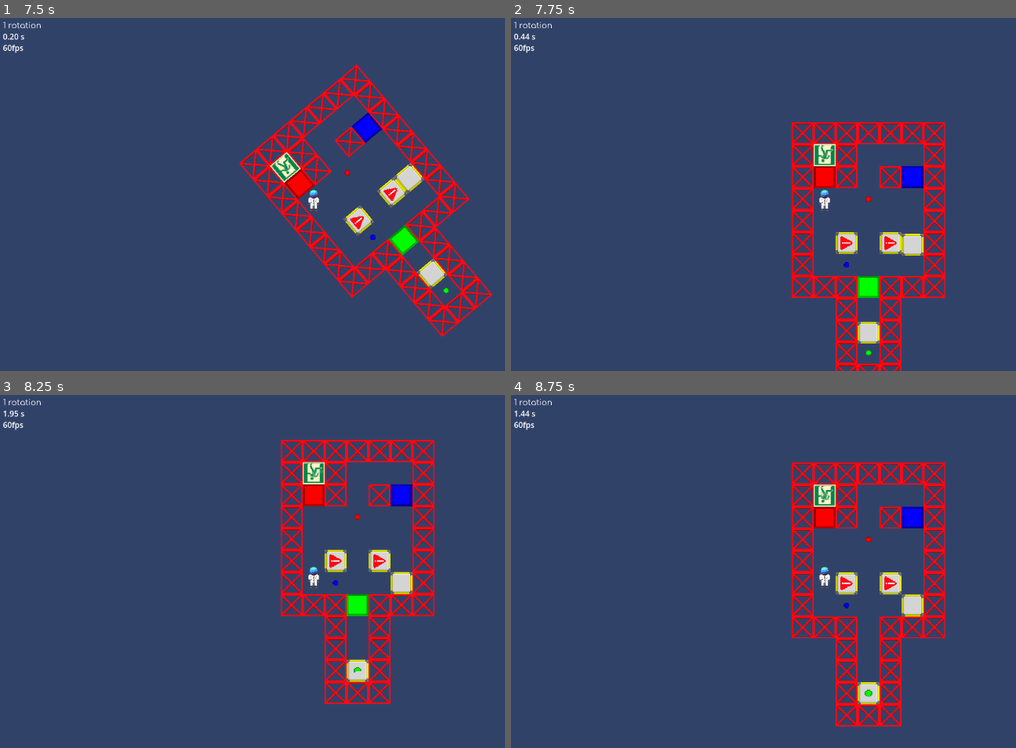
Above: before the commit, frames 1-4 (two rows, left to right).
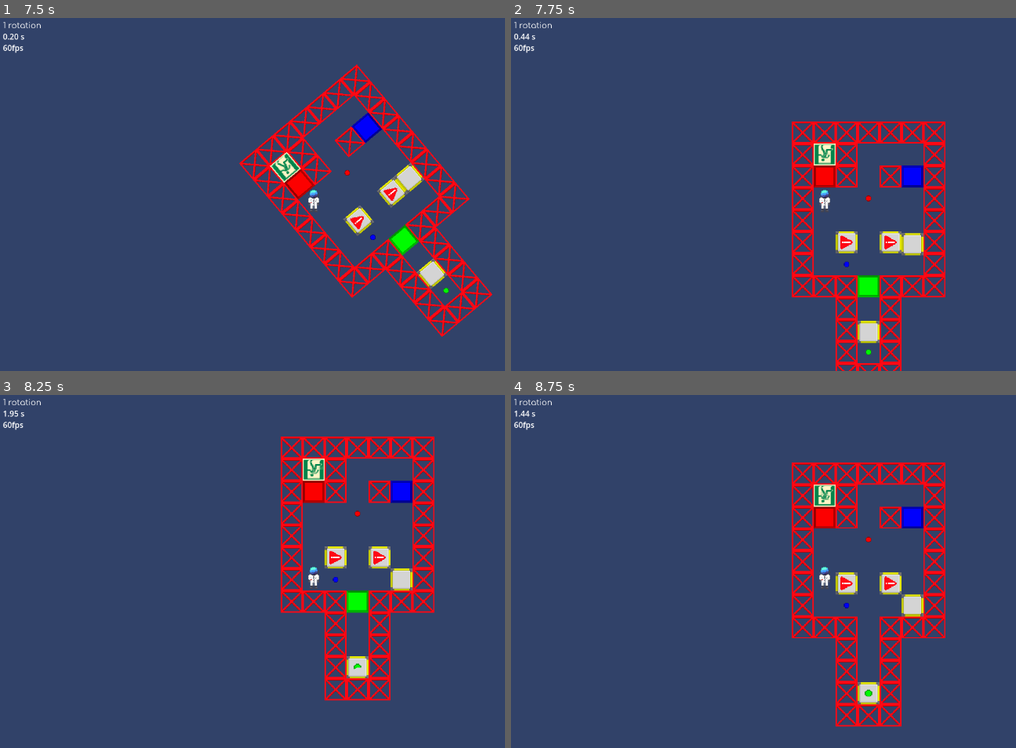
Above: after the commit, the same moments.

Repository: wojtekmal/escape-blocks
Game: Godot game, scene res://menu_stuff/menu_2.tscn
Same seed, same stepped clock (60 frames per second), same inputs: the game is played once before the commit and once after it.
Inputs (mouse positions are in pixels of both pictures, inside the frame that each line leads up to):
- Up to frame 1 (7.5 s): click (196, 74) at 0.52 s; tap Enter at 1.25 s; move the mouse to (449, 176) at 1.27 s; hold Right (gravity_right) 1.28-2.03 s; click (449, 176) at 1.42 s; tap W (jump) at 1.52, 2.27, 3.77, 5.27, 6.02 s; tap R (restart) at 2, 2.75, 3.5, 5, 7.25 s; move the mouse to (186, 212) at 2.02 s; hold Left (gravity_left) 2.03-2.78 s; move the mouse to (378, 116) at 2.77 s; hold Right (gravity_right) 2.78-3.53 s; move the mouse to (282, 265) at 3.52 s; hold Up (gravity_up) 3.53-4.25 s; click (282, 265) at 3.67 s; click "1" at 4.25 s; move the mouse to (499, 247) at 5.02 s; hold Left (gravity_left) 5.03-7.28 s; move the mouse to (126, 141) at 5.77 s; move the mouse to (343, 194) at 6.52 s; click (343, 194) at 6.67 s; move the mouse to (217, 106) at 7.27 s; hold Right (gravity_right) from 7.28 s (still down)
- Up to frame 2 (7.75 s): keep holding Right (gravity_right); tap W (jump) at 7.52 s
- Up to frame 3 (8.25 s): move the mouse to (449, 553) at 8.02 s; release Right (gravity_right) at 8.03 s; hold Up (gravity_up) from 8.03 s (still down)
- Up to frame 4 (8.75 s): keep holding Up (gravity_up); tap W (jump) at 8.27 s

Frame 1 is identical in both runs. In frame 2, 3.3% of the frame differs, in the area x 55-87%, y 29-100%; in frame 3, 7.6%, in the area x 55-87%, y 11-88%; in frame 4, nothing differs.

Commit message:
The game now saves settings.

Diff:
--- a/engine/board_stuff/Player.tscn
+++ b/engine/board_stuff/Player.tscn
@@ -48,6 +48,7 @@
 collision_layer = 6
 collision_mask = 0
 script = ExtResource("2")
+is_falling = false
 
 [node name="StandingHitBox" type="CollisionShape2D" parent="."]
 shape = SubResource("2")
--- a/engine/levels/LevelTemplate.tscn
+++ b/engine/levels/LevelTemplate.tscn
@@ -334,6 +334,7 @@
 collision_mask = 1
 board_cords = Vector2i(3, 2)
 board_dimensions = Vector2i(8, 5)
+is_falling = false
 metadata/_edit_horizontal_guides_ = []
 
 [node name="BoardLimits" type="TileMap" parent="." groups=["board_limits"]]
--- a/engine/levels/testing_bug.tscn
+++ b/engine/levels/testing_bug.tscn
@@ -8,6 +8,7 @@
 [node name="Player" parent="." index="0"]
 position = Vector2(0, 128)
 board_dimensions = Vector2i(4, 1)
+is_falling = false
 
 [node name="BoardLimits" parent="." index="1"]
 layer_0/tile_data = PackedInt32Array(327663, 0, 0, -262161, 0, 0, 327664, 0, 0, -262160, 0, 0, 327665, 0, 0, -262159, 0 …(1123 unchanged characters)…
--- a/engine/levels/wojtekmal_1.tscn
+++ b/engine/levels/wojtekmal_1.tscn
@@ -4,6 +4,9 @@
 
 [node name="LevelTemplate4" instance=ExtResource("1_ei7fo")]
 
+[node name="Player" parent="." index="0"]
+is_falling = false
+
 [node name="Walls" parent="." index="3"]
 layer_0/tile_data = PackedInt32Array(196609, 2, 0, 196610, 2, 0, 196611, 2, 0, 196612, 2, 0, 196613, 2, 0, 131077, 2, 0, 65541, 2, 0, 65540, 2, 0, 65539, 2, 0, 65538, 2, 0, 131073, 1, 0, 131076, 4, 131072, 262151, 6, 0, 262150, 1, 0, 131074, 1, 0, 131075, 1, 0, 262144, 1, 0)
 
--- a/engine/menu_stuff/settings.tscn
+++ b/engine/menu_stuff/settings.tscn
@@ -72,12 +72,13 @@
 [node name="SwitchRotaion" parent="VBoxContainer/ScrollPanelBox/ScrollContainer/VBoxContainer" instance=ExtResource("2_or2vx")]
 layout_mode = 2
 label_text = "SWITCH ROTATION DIRECTION"
-custom_method = "switch_rotation"
+action = "switch_rotation"
+global_settings_key = "switch_rotation_direction"
 
 [node name="SettingsButton" parent="VBoxContainer/ScrollPanelBox/ScrollContainer/VBoxContainer" instance=ExtResource("3_b01vd")]
 layout_mode = 2
 label_text = "RESET PROGRESS"
-custom_method = "reset_progress_press"
+action = "reset_progress"
 
 [node name="ExternalButtonsBox" type="MarginContainer" parent="VBoxContainer"]
 layout_mode = 2
--- a/engine/menu_stuff/settings_bool.tscn
+++ b/engine/menu_stuff/settings_bool.tscn
@@ -14,6 +14,7 @@
 grow_horizontal = 2
 grow_vertical = 2
 script = ExtResource("1_mxq2d")
+global_settings_key = null
 
 [node name="HBoxContainer" type="HBoxContainer" parent="."]
 layout_mode = 2
--- a/engine/menu_stuff/settings_button.tscn
+++ b/engine/menu_stuff/settings_button.tscn
@@ -20,6 +20,7 @@
 theme_override_constants/margin_right = 5
 theme_override_constants/margin_bottom = 5
 script = ExtResource("1_u507s")
+action = null
 
 [node name="HBoxContainer" type="HBoxContainer" parent="."]
 layout_mode = 2
--- a/engine/scripts/LevelTemplate.gd
+++ b/engine/scripts/LevelTemplate.gd
@@ -307,8 +307,8 @@
 			player.position.y = top_wall + size.y / 2
 			player.y_speed = 0
 			player.is_falling = true
-			print("ceiling stopped player")
-			print(player.position.y)
+			#print("ceiling stopped player")
+			#print(player.position.y)
 			return
 
 		player.position.y += delta_height
@@ -322,7 +322,7 @@
 		return
 
 	if new_player_cord_y > max_height:
-		print("player teleported to floor")
+		#print("player teleported to floor")
 		player.is_falling = false
 		# Here the height of the block is set so that it lands on something else.
 		player.board_cords.y = max_height
@@ -425,6 +425,8 @@
 			round((entity.position.x - left_wall - 32) / 64),
 			round((entity.position.y - top_wall - 32) / 64)
 		)
+
+	player.is_falling = true
 
 	for i in range(0, wasd.size()):
 		var w = wasd[i]
@@ -578,7 +580,7 @@
 			print("level unlocked: " + unlocked_level)
 			global.levels[unlocked_level]["unlocked"] = true
 
-		print(global.levels)
+		#print(global.levels)
 		#print("\n\n")
 		global.save()
 
--- a/engine/scripts/Player.gd
+++ b/engine/scripts/Player.gd
@@ -8,7 +8,7 @@
 @export var jump_time = 0.1
 @export var board_cords: Vector2i : set = set_board_cords
 @export var board_dimensions: Vector2i : set = set_board_dimensions
-@export var is_falling : bool : set = set_is_falling
+@export var is_falling : bool = true : set = set_is_falling
 @export var start_rotations : int = 0
 
 # Player speed
--- a/engine/scripts/global.gd
+++ b/engine/scripts/global.gd
@@ -20,10 +20,12 @@
 
 var levels := {}
 
-var saved_var := {
-	"levels" : levels,
-	"current_level" : current_level,
-}
+# Moved to save().
+#var saved_var := {
+#	"levels" : levels,
+#	"current_level" : current_level,
+#	"settings" : settings,
+#}
 
 func load_data():
 	var file = FileAccess.open(
@@ -40,11 +42,15 @@
 
 	levels = content["levels"]
 	current_level = content["current_level"]
+	settings = content["settings"]
+
+	manage_settings()
 
 func save():
-	saved_var = {
+	var saved_var = {
 		"levels" : levels,
 		"current_level" : current_level,
+		"settings" : settings
 	}
 
 	print(saved_var)
@@ -90,3 +96,34 @@
 		"dependencies": ["4"],
 	},
 }
+
+var settings := {
+	"switch_rotation_direction": false,
+}
+
+func manage_settings():
+	switch_rotation(settings["switch_rotation_direction"])
+
+func switch_rotation(new_value: bool):
+	#if settings["switch_rotation_direction"] == new_value:
+	#	return
+
+	settings["switch_rotation_direction"] = new_value
+	save()
+	InputMap.action_erase_events("gravity_left")
+	InputMap.action_erase_events("gravity_right")
+
+	if new_value == false:
+		var key = InputEventKey.new()
+		key.physical_keycode = KEY_LEFT
+		InputMap.action_add_event("gravity_left", key)
+		var key2 = InputEventKey.new()
+		key2.physical_keycode = KEY_RIGHT
+		InputMap.action_add_event("gravity_right", key2)
+	else:
+		var key = InputEventKey.new()
+		key.physical_keycode = KEY_RIGHT
+		InputMap.action_add_event("gravity_left", key)
+		var key2 = InputEventKey.new()
+		key2.physical_keycode = KEY_LEFT
+		InputMap.action_add_event("gravity_right", key2)
--- a/engine/scripts/settings.gd
+++ b/engine/scripts/settings.gd
@@ -6,6 +6,11 @@
 	var back_to_menu_button := $VBoxContainer/ExternalButtonsBox/HBoxContainer/BackToMenuBox/BackToMenu
 	back_to_menu_button.pressed.connect(go_to_menu)
 
+	var settings_list := $VBoxContainer/ScrollPanelBox/ScrollContainer/VBoxContainer
+
+	for setting in settings_list.get_children():
+		setting.changed.connect(manage_changing_settings)
+
 
 # Called every frame. 'delta' is the elapsed time since the previous frame.
 func _process(delta):
@@ -13,3 +18,31 @@
 
 func go_to_menu():
 	get_tree().change_scene_to_file("res://menu_stuff/menu_2.tscn")
+
+func manage_changing_settings(action, new_value):
+	if action == "switch_rotation":
+		global.switch_rotation(new_value)
+	elif action == "reset_progress":
+		reset_progress_press()
+	else:
+		print("This setting's method doesn't exist in settings.gd. ~wojtekmal")
+
+
+func reset_progress_press():
+	print("check")
+	var confirmation_popup = preload("res://menu_stuff/confirmation_popup.tscn").instantiate()
+	confirmation_popup.ok_pressed.connect(reset_progress)
+	get_tree().get_root().add_child(confirmation_popup)
+
+func reset_progress():
+	for level_name in global.levels_data:
+		global.levels[level_name] = {
+			"unlocked": false,
+			"finished_parts": 0,
+			"rotation_parts": 0,
+			"time_parts": 0,
+		}
+
+	global.levels["1"]["unlocked"] = true
+	global.current_level = "1"
+	global.save()
--- a/engine/scripts/settings_bool.gd
+++ b/engine/scripts/settings_bool.gd
@@ -1,12 +1,18 @@
 @tool
 extends MarginContainer
 
+signal changed
+
 @export_multiline var label_text : String = "" : set = set_label_text
-@export var custom_method : String = ""
+@export var action : String = ""
+@export var global_settings_key : String
 
 # Called when the node enters the scene tree for the first time.
 func _ready():
 	var checkbox = $HBoxContainer/CheckBox
+	if global.settings.has(global_settings_key):
+		checkbox.button_pressed = global.settings[global_settings_key]
+
 	checkbox.toggled.connect(checkbox_toggled)
 
 
@@ -20,25 +26,23 @@
 	label.text = new_value
 
 func checkbox_toggled(new_value: bool):
-	if !has_method(custom_method):
-		print("This checkboxes custom method doesn't exist. ~wojtekmal")
-	call(custom_method, new_value)
+	emit_signal("changed", action, new_value)
 
-func switch_rotation(new_value: bool):
-	InputMap.action_erase_events("gravity_left")
-	InputMap.action_erase_events("gravity_right")
-
-	if new_value == false:
-		var key = InputEventKey.new()
-		key.physical_keycode = KEY_LEFT
-		InputMap.action_add_event("gravity_left", key)
-		var key2 = InputEventKey.new()
-		key2.physical_keycode = KEY_RIGHT
-		InputMap.action_add_event("gravity_right", key2)
-	else:
-		var key = InputEventKey.new()
-		key.physical_keycode = KEY_RIGHT
-		InputMap.action_add_event("gravity_left", key)
-		var key2 = InputEventKey.new()
-		key2.physical_keycode = KEY_LEFT
-		InputMap.action_add_event("gravity_right", key2)
+#func switch_rotation(new_value: bool):
+#	InputMap.action_erase_events("gravity_left")
+#	InputMap.action_erase_events("gravity_right")
+#
+#	if new_value == false:
+#		var key = InputEventKey.new()
+#		key.physical_keycode = KEY_LEFT
+#		InputMap.action_add_event("gravity_left", key)
+#		var key2 = InputEventKey.new()
+#		key2.physical_keycode = KEY_RIGHT
+#		InputMap.action_add_event("gravity_right", key2)
+#	else:
+#		var key = InputEventKey.new()
+#		key.physical_keycode = KEY_RIGHT
+#		InputMap.action_add_event("gravity_left", key)
+#		var key2 = InputEventKey.new()
+#		key2.physical_keycode = KEY_LEFT
+#		InputMap.action_add_event("gravity_right", key2)
--- a/engine/scripts/settings_button.gd
+++ b/engine/scripts/settings_button.gd
@@ -1,8 +1,10 @@
 @tool
 extends MarginContainer
 
+signal changed
+
 @export_multiline var label_text : String = "" : set = set_label_text
-@export var custom_method : String = ""
+@export var action : String = ""
 
 # Called when the node enters the scene tree for the first time.
 func _ready():
@@ -20,26 +22,4 @@
 	label.text = new_value
 
 func button_pressed():
-	if !has_method(custom_method):
-		print("This button's custom method doesn't exist. ~wojtekmal")
-		return
-	call(custom_method)
-
-func reset_progress_press():
-	print("check")
-	var confirmation_popup = preload("res://menu_stuff/confirmation_popup.tscn").instantiate()
-	confirmation_popup.ok_pressed.connect(reset_progress)
-	get_tree().get_root().add_child(confirmation_popup)
-
-func reset_progress():
-	for level_name in global.levels_data:
-		global.levels[level_name] = {
-			"unlocked": false,
-			"finished_parts": 0,
-			"rotation_parts": 0,
-			"time_parts": 0,
-		}
-
-	global.levels["1"]["unlocked"] = true
-	global.current_level = "1"
-	global.save()
+	emit_signal("changed", action, null)
